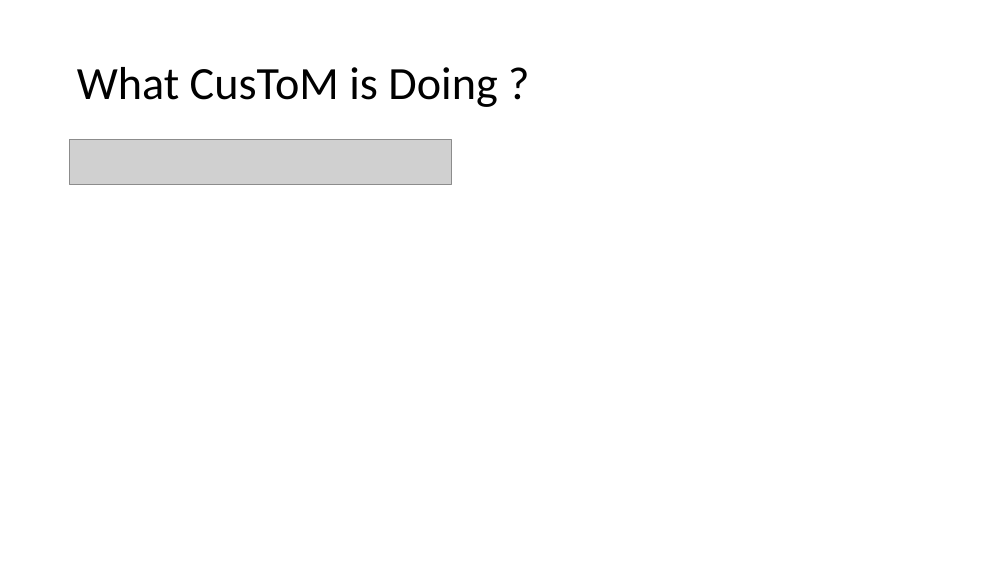
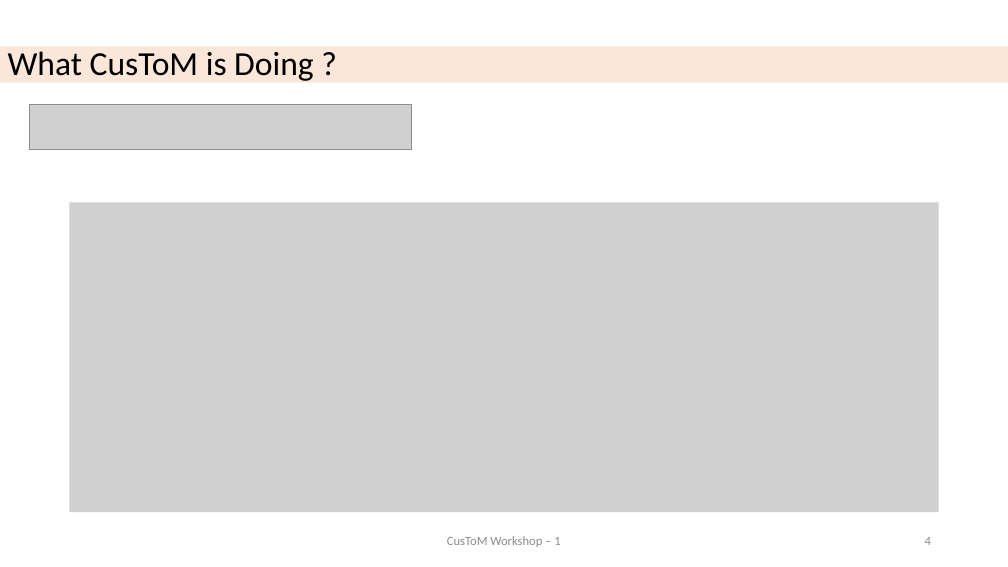
Before and after one commit to cpontonn/CusToM-Workshop, a slide deck: slide 4 of 1_KINEMATICS_AND_GEOMETRICAL_CALIBRATION.pptx. Drawn at 1008x567 pixels with LibreOffice and Linux fonts; fonts in the diff are those of the drawing; grey boxes stand for pictures. Boxes give left, top, right and bottom in pixels: in the first picture for what was removed or moved away, otherwise in the second. Text is boxed around its words. In the diff, an @@ line names an element or a change of style, - is before the commit and + after.

```diff
--- a/1_KINEMATICS_AND_GEOMETRICAL_CALIBRATION.pptx
+++ b/1_KINEMATICS_AND_GEOMETRICAL_CALIBRATION.pptx
@@ title "What CusToM is Doing ?": place and size @@
-title "What CusToM is Doing ?" at (77, 67, 497, 107)
+title "What CusToM is Doing ?" at (0, 46, 1008, 82)
@@ title "What CusToM is Doing ?" at (0, 46, 1008, 82): size 44 to 32 pt; fill none to #ED7D31 at 18% opacity @@
@@ picture: place and size @@
-picture at (70, 140, 451, 185)
+picture at (29, 104, 411, 149)
@@ picture added at (70, 203, 939, 513) @@
@@ text added at (447, 536, 560, 547), 12 pt, text #8C8C8C @@
+CusToM Workshop – 1
@@ page number added at (925, 537, 931, 545), 12 pt, text #8C8C8C @@
+4
```
Also in this commit, not shown: 4 other slides changed, 15 slides added, 5 slides removed, 57 other files.
